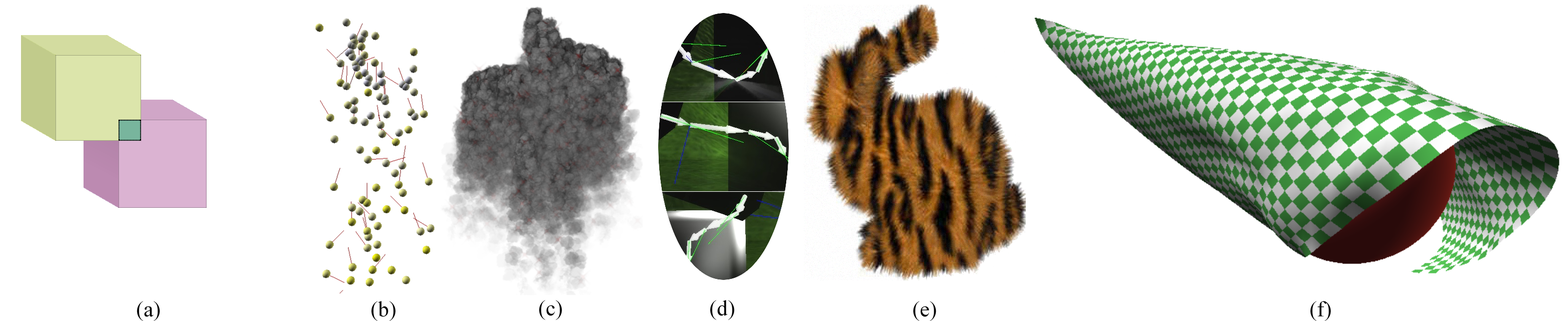
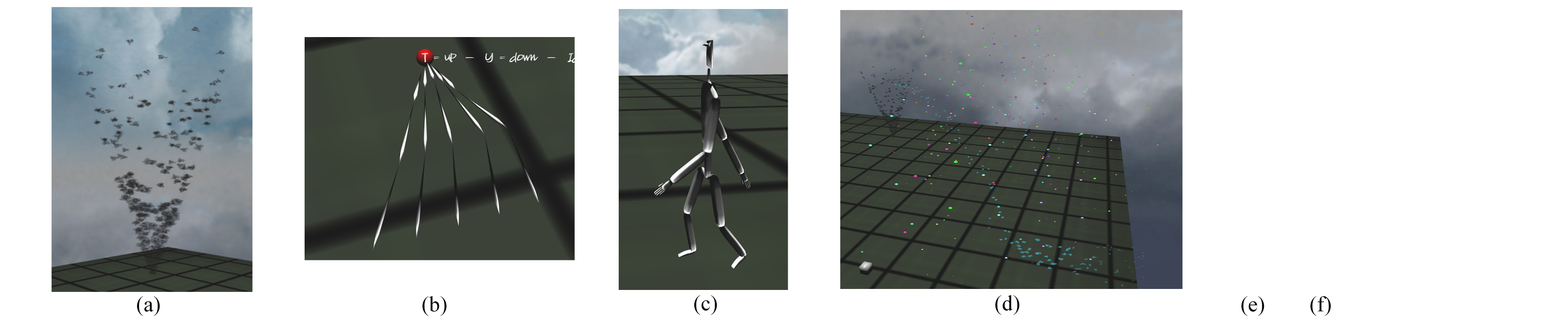
Layers edited between the first and the second 1568×321 image:
added layer "letters" above "tornado.jpg" over [136, 294, 1331, 316]
added layer "tornado.jpg" above "Layer #2" over [51, 7, 253, 292]
hid "Layer #1", moved it above "particles.jpg" over [21, 7, 311, 292]
added layer "particles.jpg" above "ikwalk.jpg" over [840, 10, 1183, 289]
renamed "Layer #3" to "ikwalk.jpg", painted on it over [618, 9, 789, 290]
added layer "ikreachtest.jpg" above "sampleteaser.png" over [304, 37, 575, 261]
hid "sampleteaser.png", painted on it over [21, 4, 1560, 321]
